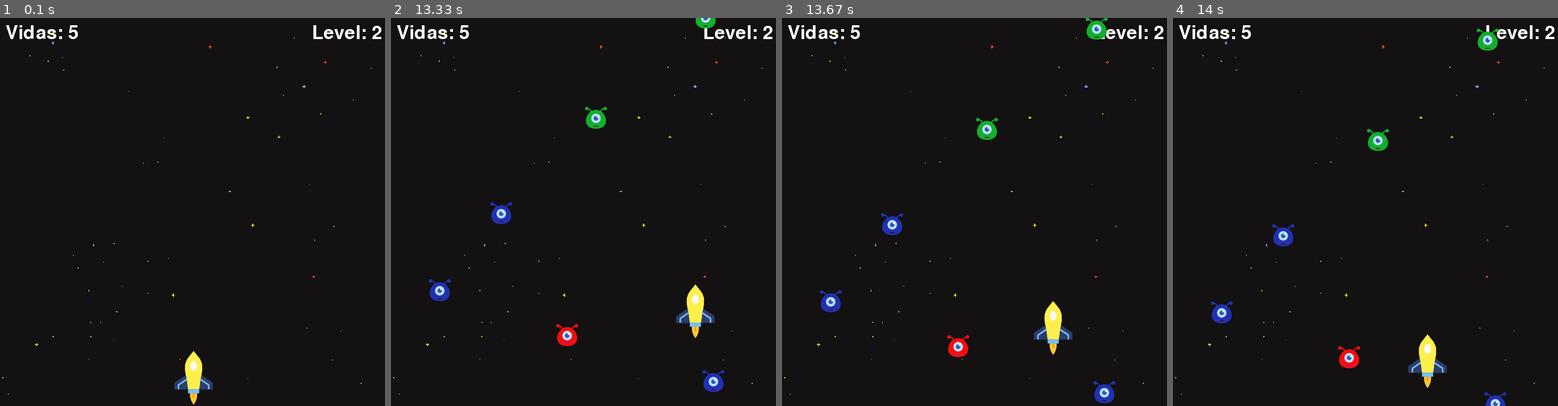
Above: before the commit, frames 1-4 (left to right).
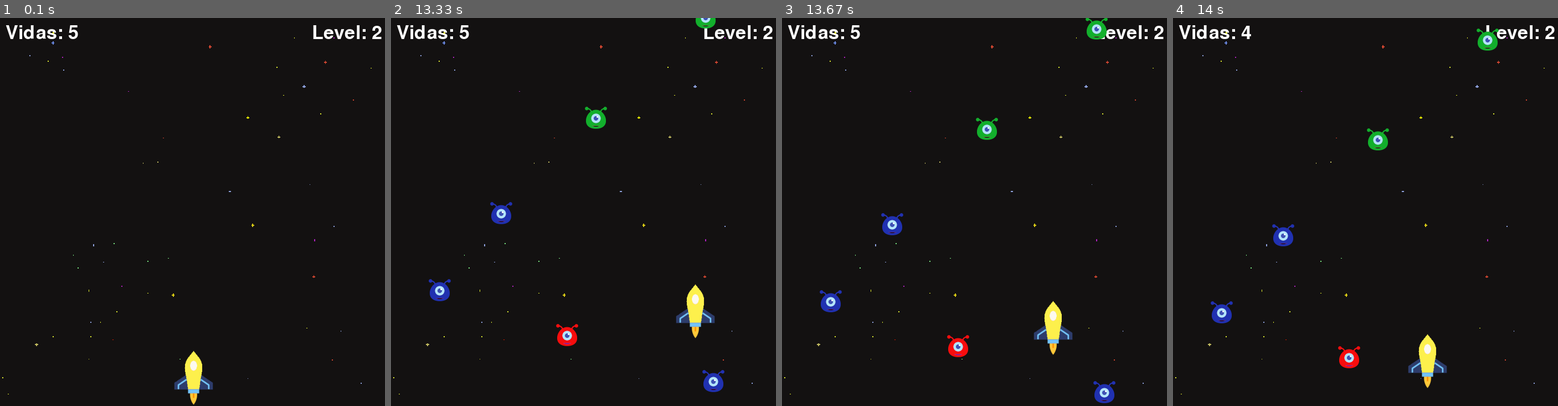
Above: after the commit, the same moments.

Repository: lavinyacorreia/PI-PYGAME
Game: pygame game, started from main.py
Same seed, same stepped clock (60 frames per second), same inputs: the game is played once before the commit and once after it.
Inputs:
- Up to frame 1 (0.1 s): no input
- Up to frame 2 (13.33 s): hold Up 0.33-0.8 s; hold Right 0.83-1.47 s; hold Down 1.5-1.87 s; hold Left 1.9-2.37 s; hold Right 2.4-2.87 s; hold Up 2.9-3.2 s; hold Right 3.23-3.7 s; hold Left 3.73-4.27 s; hold Down 4.3-4.6 s; hold Left 4.63-5.03 s; hold Up 5.07-5.43 s; hold Right 5.47-6.1 s; hold Down 6.13-6.5 s; hold Left 6.53-7 s; hold Right 7.03-7.5 s; hold Up 7.53-7.83 s; hold Right 7.87-8.33 s; hold Left 8.37-8.9 s; hold Down 8.93-9.23 s; hold Left 9.27-9.67 s; hold Up 9.7-10.07 s; hold Right 10.1-10.73 s; hold Down 10.77-11.13 s; hold Left 11.17-11.63 s; hold Right 11.67-12.13 s; hold Up 12.17-12.47 s; hold Right 12.5-12.97 s; hold Left from 13 s (still down)
- Up to frame 3 (13.67 s): release Left at 13.53 s; hold Down from 13.57 s (still down)
- Up to frame 4 (14 s): release Down at 13.87 s; hold Left from 13.9 s (still down)

Frames 1-3 are identical in both runs. In frame 4, 0.3% of the frame differs, in the area x 17-87%, y 1-100%.

Commit message:
Remover aliens da lista que estão fora da visão do jogador

Diff:
--- a/main.py
+++ b/main.py
@@ -142,6 +142,10 @@
 
         for inimigo in inimigos:
             inimigo.move(velocidade_inimigo)
+            #se o alien estiver fora da tela - remover
+            if inimigo.y + inimigo.get_height() > HEIGHT:
+                lives -=1
+                inimigos.remove(inimigo)
 
 
         redraw_window()
